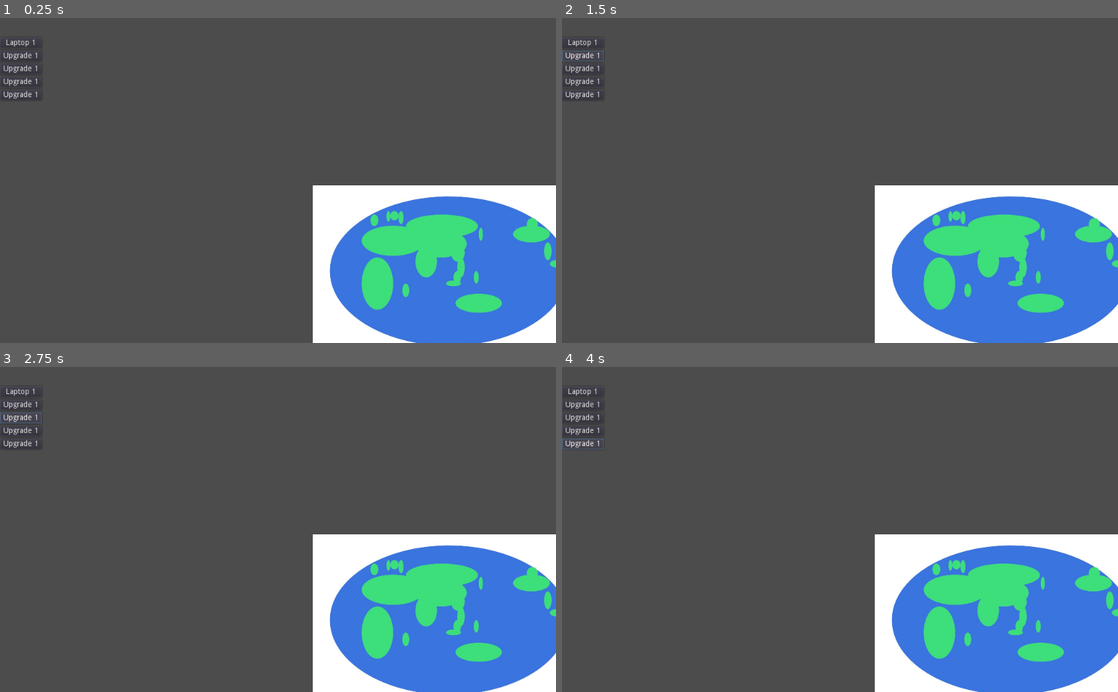
Above: before the commit, frames 1-4 (two rows, left to right).
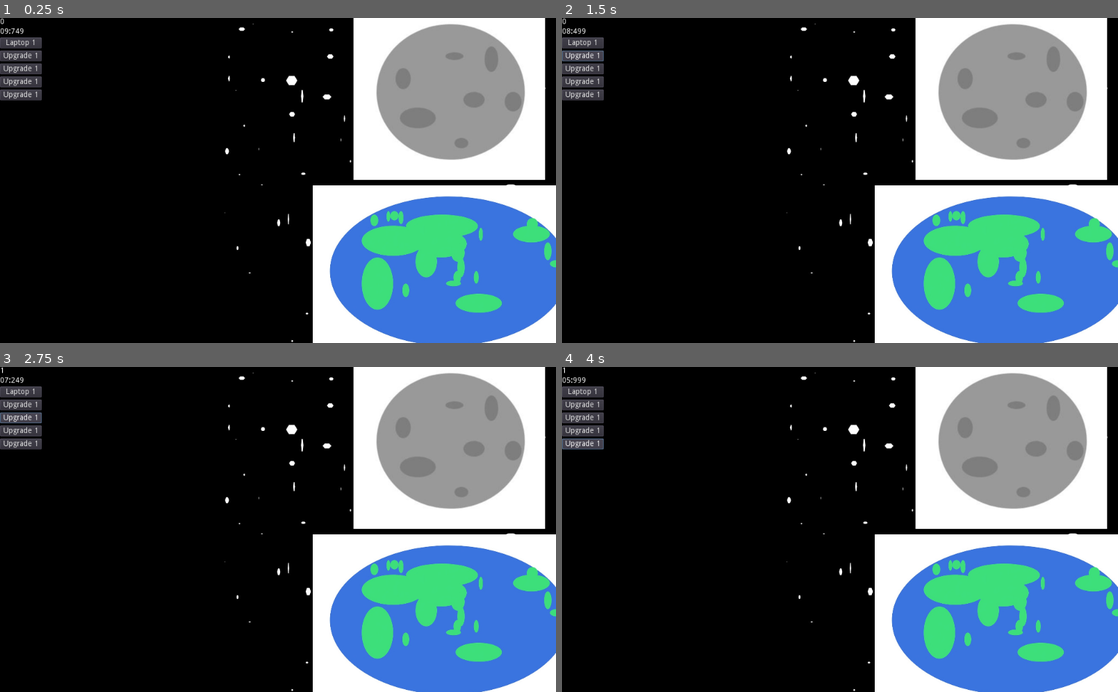
Above: after the commit, the same moments.

Repository: AngelOnFira/ludum-50
Game: Godot game, scene res://Main.tscn
Same seed, same stepped clock (60 frames per second), same inputs: the game is played once before the commit and once after it.
Inputs:
- Up to frame 1 (0.25 s): no input
- Up to frame 2 (1.5 s): click "Laptop 1" at 0.5 s; click "Upgrade 1" at 1.25 s
- Up to frame 3 (2.75 s): click "Upgrade 1" at 2 s
- Up to frame 4 (4 s): click "Upgrade 1" at 2.75 s; click "Upgrade 1" at 3.5 s

The runs differ from the first frame. In frame 1, 77% of the frame differs, in the area x 0-100%, y 0-100%; in frame 2, 77%; in frame 3, 77%; in frame 4, 77%.
Error before the commit: Invalid operands 'float' and 'int' in operator '%'. (res://Main.gd:46)

Commit message:
Timer reset, asteroid, stars

Diff:
--- a/Main.gd
+++ b/Main.gd
@@ -42,15 +42,27 @@
 	# Subtract time
 	timer -= 1000 * delta
 
+	var seconds = int(timer / 1000)
+	var milliseconds = int(int(timer) % 1000)
+
 	# Create time label
-	var time_left = "%s:%s" % [
-		str(int(timer / 1000 / 60)),
-		str(int(timer / 1000 % 60)),
+	var time_left = "%0*d:%0*d" % [
+		2,
+		seconds,
+		3,
+		milliseconds,
 	]
 
 	$HBoxContainer/LeftPanel/Timer.text = time_left
 	$HBoxContainer/LeftPanel/Money.text = str(amount)
 
+	# If time runs out, reset the timer to 10 seconds
+	if timer <= 0:
+		timer = 1000 * 10
+		$HBoxContainer/LeftPanel/Timer.text = "10:0000"
+		$HBoxContainer/LeftPanel/Money.text = "0"
+
+
 
 func _on_Button_pressed():
 	levels[0] += 1
--- a/Main.tscn
+++ b/Main.tscn
@@ -1,12 +1,28 @@
-[gd_scene load_steps=3 format=2]
+[gd_scene load_steps=5 format=2]
 
 [ext_resource path="res://Main.gd" type="Script" id=1]
 [ext_resource path="res://Assets/Earth Large.jpeg" type="Texture" id=2]
+[ext_resource path="res://Assets/Asteroid.jpg" type="Texture" id=3]
+[ext_resource path="res://Assets/Stars.jpg" type="Texture" id=4]
 
 [node name="Main" type="Control"]
 anchor_right = 1.0
 anchor_bottom = 1.0
 script = ExtResource( 1 )
+
+[node name="Stars" type="Sprite" parent="."]
+position = Vector2( 513, 299 )
+scale = Vector2( 0.53013, 0.53013 )
+texture = ExtResource( 4 )
+
+[node name="Asteroid" type="Sprite" parent="."]
+position = Vector2( 828, 136 )
+texture = ExtResource( 3 )
+
+[node name="EarthLarge" type="Sprite" parent="."]
+position = Vector2( 825, 463 )
+scale = Vector2( 0.389734, 0.389734 )
+texture = ExtResource( 2 )
 
 [node name="HBoxContainer" type="HBoxContainer" parent="."]
 anchor_right = 1.0
@@ -65,9 +81,4 @@
 margin_right = 85.0
 margin_bottom = 600.0
 
-[node name="EarthLarge" type="Sprite" parent="HBoxContainer/Planet"]
-position = Vector2( 740, 463 )
-scale = Vector2( 0.389734, 0.389734 )
-texture = ExtResource( 2 )
-
 [connection signal="pressed" from="HBoxContainer/LeftPanel/Button" to="." method="_on_Button_pressed"]
Binary file added: Assets/Asteroid.jpg
Not shown, added: Assets/Asteroid.jpg.import
Binary file added: Assets/Stars.jpg
Not shown, added: Assets/Stars.jpg.import
